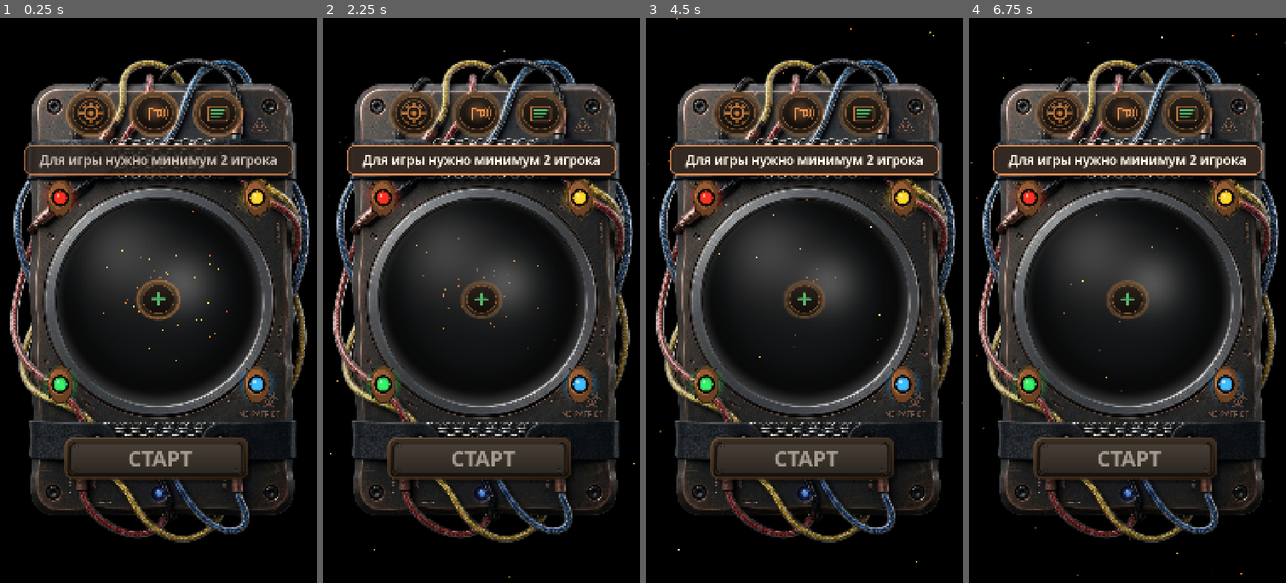
Above: before the commit, frames 1-4 (left to right).
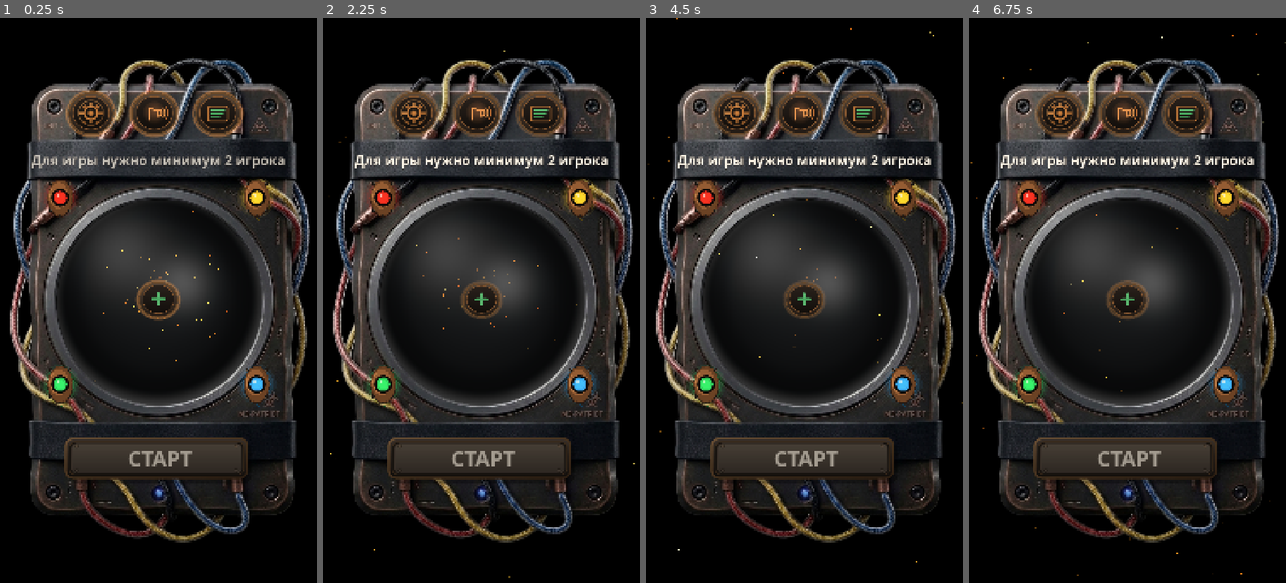
Above: after the commit, the same moments.

Repository: GGamezebo/GodBomb
Game: Godot game, scene res://main.tscn
The game is run twice, just before and just after one commit, with the same random seed, the same clock (stepped at 60 frames per second) and the same inputs.
Inputs (mouse positions are in pixels of both pictures, inside the frame that each line leads up to):
- Up to frame 1 (0.25 s): no input
- Up to frame 2 (2.25 s): click (541, 114) at 0.5 s; click (481, 300) at 1.25 s; click "Закрыть" at 2 s
- Up to frame 3 (4.5 s): click (864, 114) at 2.75 s; click (804, 300) at 3.5 s; click "Закрыть" at 4.25 s
- Up to frame 4 (6.75 s): click (1187, 114) at 5 s; click (1127, 300) at 5.75 s; click "Закрыть" at 6.5 s

The runs differ from the first frame. In frame 1, 4.9% of the frame differs, in the area x 3-98%, y 7-93%; in frame 2, 5.0%; in frame 3, 5.0%; in frame 4, 5.0%.

Commit message:
Cool bomb and hints

Diff:
--- a/src/contexts/game_context/ui/game_action_hints.gd
+++ b/src/contexts/game_context/ui/game_action_hints.gd
@@ -25,7 +25,7 @@
 	_tap_label = Label.new()
 	_tap_label.horizontal_alignment = HORIZONTAL_ALIGNMENT_CENTER
 	_tap_label.text = "Нажми экран — передать ход"
-	_tap_label.add_theme_font_size_override("font_size", 32)
+	_tap_label.add_theme_font_size_override("font_size", 37)
 	_tap_label.add_theme_color_override("font_color", Color(0.96, 0.9, 0.82, 0.92))
 	_tap_label.add_theme_color_override("font_outline_color", Color(0.05, 0.03, 0.02, 0.75))
 	_tap_label.add_theme_constant_override("outline_size", 3)
--- a/src/contexts/game_context/ui/game_hud.gd
+++ b/src/contexts/game_context/ui/game_hud.gd
@@ -5,7 +5,7 @@
 const FALLBACK_ROUND_WORD := Vector2(540, 928)
 const TABLE_CENTER := GamePlayerStrip.TABLE_CENTER
 const FALLBACK_HINT_MARKER := Vector2(528, 483)
-const PASS_HINT_RECT := Rect2(48.0, 1410.0, 984.0, 96.0)
+const PASS_HINT_RECT := Rect2(48.0, 1415.0, 984.0, 96.0)
 
 @export var game_manager: GameManager
 @export var game_events: GameEvents
--- a/src/contexts/menu_context/menu_context.tscn
+++ b/src/contexts/menu_context/menu_context.tscn
@@ -20,8 +20,7 @@
 [ext_resource type="Script" uid="uid://cesm4akuquebh" path="res://src/features/bomb/bomb_lamps.gd" id="17"]
 [ext_resource type="Script" uid="uid://d2t3b5qtwod5n" path="res://src/features/menu/menu_fire_sparks.gd" id="18"]
 [ext_resource type="Script" uid="uid://ctfwqdpnffwoc" path="res://src/features/menu/start_action_button.gd" id="19"]
-
-[ext_resource type="Script" path="res://src/features/menu/bomb_top_bar_button.gd" id="20"]
+[ext_resource type="Script" uid="uid://4aa3vactq0xy" path="res://src/features/menu/bomb_top_bar_button.gd" id="20"]
 
 [node name="MenuContext" type="Control" unique_id=1379479129 node_paths=PackedStringArray("start_button", "player_selection_widget", "settings_button", "music_button", "rules_button", "settings_window", "rules_window")]
 layout_mode = 3
--- a/src/features/player_selection/table_hint_banner.gd
+++ b/src/features/player_selection/table_hint_banner.gd
@@ -10,15 +10,11 @@
 const SCREEN_MARGIN := 32.0
 const PANEL_MARGIN_H := 24
 const PANEL_MARGIN_V := 9
-const PANEL_BORDER_WIDTH := 4
 const TEXT_FIT_SAFETY := 4.0
 const MAX_FONT_SIZE := 51
 const MIN_FONT_SIZE := 30
 const ABSOLUTE_MIN_FONT_SIZE := 22
 
-const PANEL_BG := Color(0.2, 0.16, 0.13, 0.94)
-const PANEL_BORDER := Color(0.9, 0.55, 0.32, 0.98)
-const PANEL_SHADOW := Color(0.04, 0.02, 0.01, 0.42)
 const TEXT_COLOR := Color(0.99, 0.96, 0.9, 1)
 const TEXT_OUTLINE := Color(0.1, 0.06, 0.04, 0.82)
 
@@ -36,9 +32,9 @@
 func _ready() -> void:
 	mouse_filter = Control.MOUSE_FILTER_IGNORE
 	visible = false
-	modulate.a = 0.0
+	modulate.a = 1.0
 	clip_contents = true
-	_apply_panel_style()
+	apply_panel_style(self)
 
 	_margin = MarginContainer.new()
 	_margin.add_theme_constant_override("margin_left", PANEL_MARGIN_H)
@@ -58,6 +54,7 @@
 	_label.add_theme_color_override("font_outline_color", TEXT_OUTLINE)
 	_label.add_theme_constant_override("outline_size", 4)
 	_margin.add_child(_label)
+	_set_fade_alpha(0.0)
 
 
 func fit_layout(anchor: Vector2, max_width: float = TABLE_HINT_WIDTH, bounds: Rect2 = Rect2()) -> void:
@@ -98,12 +95,8 @@
 
 
 func _text_area_size() -> Vector2:
-	var border_inset := PANEL_BORDER_WIDTH * 2.0
-	var text_width := maxf(_banner_width - border_inset - PANEL_MARGIN_H * 2.0, 0.0)
-	var text_height := maxf(
-		TABLE_HINT_HEIGHT - border_inset - PANEL_MARGIN_V * 2.0 - TEXT_FIT_SAFETY,
-		0.0
-	)
+	var text_width := maxf(_banner_width - PANEL_MARGIN_H * 2.0, 0.0)
+	var text_height := maxf(TABLE_HINT_HEIGHT - PANEL_MARGIN_V * 2.0 - TEXT_FIT_SAFETY, 0.0)
 	return Vector2(text_width, text_height)
 
 
@@ -140,7 +133,6 @@
 		font_size,
 		TextServer.BREAK_MANDATORY | TextServer.BREAK_WORD_BOUND
 	)
-	# Outline and line spacing are not fully included in string size — reserve slack.
 	return measured.y + outline * 2.0 + TEXT_FIT_SAFETY
 
 
@@ -167,20 +159,20 @@
 
 	if emphasis:
 		visible = true
-		modulate.a = 1.0
-		return
-
-	if visible and modulate.a > 0.95 and same_text:
-		return
-
-	if not visible or modulate.a < 0.05:
+		_set_fade_alpha(1.0)
+		return
+
+	if visible and _fade_alpha() > 0.95 and same_text:
+		return
+
+	if not visible or _fade_alpha() < 0.05:
 		visible = true
-		modulate.a = 0.0
+		_set_fade_alpha(0.0)
 		if animate:
 			_fade_tween = create_tween()
-			_fade_tween.tween_property(self, "modulate:a", 1.0, FADE_IN).set_trans(Tween.TRANS_SINE)
+			_fade_tween.tween_method(_set_fade_alpha, 0.0, 1.0, FADE_IN).set_trans(Tween.TRANS_SINE)
 		else:
-			modulate.a = 1.0
+			_set_fade_alpha(1.0)
 		return
 
 	if same_text:
@@ -188,20 +180,20 @@
 
 	if animate:
 		_fade_tween = create_tween()
-		_fade_tween.tween_property(self, "modulate:a", 0.0, FADE_OUT * 0.55).set_trans(Tween.TRANS_SINE)
+		_fade_tween.tween_method(_set_fade_alpha, _fade_alpha(), 0.0, FADE_OUT * 0.55).set_trans(Tween.TRANS_SINE)
 		_fade_tween.tween_callback(func() -> void:
 			_label.text = text
 			if _layout_ready:
 				_lock_banner_size()
 				_apply_text_fit()
 		)
-		_fade_tween.tween_property(self, "modulate:a", 1.0, FADE_IN).set_trans(Tween.TRANS_SINE)
+		_fade_tween.tween_method(_set_fade_alpha, 0.0, 1.0, FADE_IN).set_trans(Tween.TRANS_SINE)
 	else:
 		_label.text = text
 		if _layout_ready:
 			_lock_banner_size()
 			_apply_text_fit()
-		modulate.a = 1.0
+		_set_fade_alpha(1.0)
 
 
 func hide_message(animate: bool = true) -> void:
@@ -213,7 +205,7 @@
 
 	if animate:
 		_fade_tween = create_tween()
-		_fade_tween.tween_property(self, "modulate:a", 0.0, FADE_OUT).set_trans(Tween.TRANS_SINE)
+		_fade_tween.tween_method(_set_fade_alpha, _fade_alpha(), 0.0, FADE_OUT).set_trans(Tween.TRANS_SINE)
 		_fade_tween.tween_callback(_finish_hide)
 	else:
 		_finish_hide()
@@ -221,18 +213,26 @@
 
 func _finish_hide() -> void:
 	visible = false
-	modulate.a = 0.0
+	_set_fade_alpha(0.0)
 	_label.text = ""
+
+
+func _fade_alpha() -> float:
+	if _label:
+		return _label.modulate.a
+	return 0.0
+
+
+func _set_fade_alpha(alpha: float) -> void:
+	modulate.a = 1.0
+	if _label:
+		_label.modulate.a = alpha
 
 
 func _kill_fade_tween() -> void:
 	if _fade_tween:
 		_fade_tween.kill()
 		_fade_tween = null
-
-
-func _apply_panel_style() -> void:
-	apply_panel_style(self)
 
 
 static func visible_design_rect(
@@ -247,16 +247,7 @@
 
 
 static func apply_panel_style(panel: PanelContainer) -> void:
-	var style := StyleBoxFlat.new()
-	style.bg_color = PANEL_BG
-	style.border_color = PANEL_BORDER
-	style.set_border_width_all(PANEL_BORDER_WIDTH)
-	style.set_corner_radius_all(27)
-	style.set_content_margin_all(PANEL_BORDER_WIDTH)
-	style.shadow_color = PANEL_SHADOW
-	style.shadow_size = 14
-	style.shadow_offset = Vector2(0, 6)
-	style.anti_aliasing = true
+	var style := StyleBoxEmpty.new()
 	panel.add_theme_stylebox_override("panel", style)
 
 
Binary file changed: assets/textures/Background/Background1.png
Binary file added: assets/textures/Background/Background3.png
Not shown, changed: assets/textures/Background/Background3.png.import
Not shown: 3 places in src/contexts/game_context/game_context.tscn that only renumber resources
Not shown: 1 places in src/contexts/menu_context/menu_context.tscn that only renumber resources
